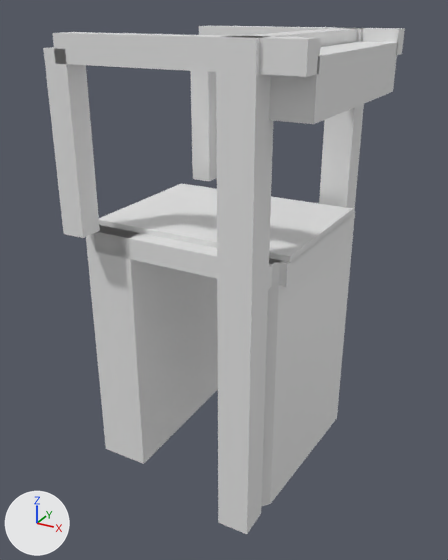
An edit to the glTF model models/loenen/loenen-brug-35bdfa1e/loenen-brug-35bdfa1e.glb, drawn before and after from the same camera.
One viewpoint serves both versions: a 50 mm lens placed at (11.07, -20.42, 7.69), pointed at (0.13, -0.53, -2.25). Lighting does not change. The marker at lower left points along +X, +Y and +Z. The first picture is the older version.

Objects in the first picture: 'building:balans', 'building:balans 2', 'building:contragewicht', 'building:hamei', 'building:hamei 2', 'building:hangstang', 'building:hangstang 2', 'building:portaal', 'road:dek', 'road:landhoofd (aangenomen)', 'road:landhoofd (aangenomen) 2', 'road:rijbaan regionale weg', 'road:rijbaan regionale weg 2'.
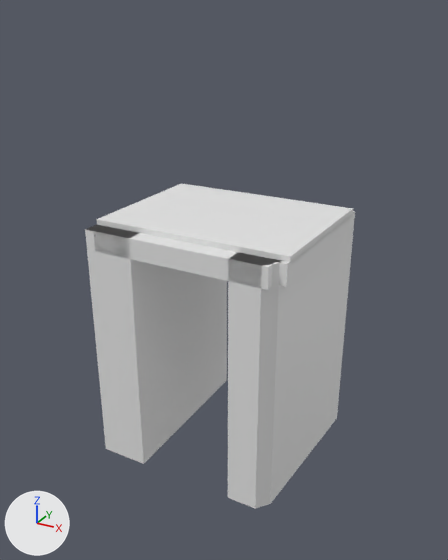
Location of each change, [x1, y1, x2, y2] in pixels of the pictures (448 x 560 px):
'building:hamei 2', deleted: before [216, 36, 276, 534]
'building:balans 2', deleted: before [53, 32, 321, 77]
'building:contragewicht', deleted: before [269, 42, 398, 124]
'building:hangstang 2', deleted: before [43, 47, 100, 238]
'building:hamei', deleted: before [319, 27, 364, 211]
'building:hangstang', deleted: before [191, 71, 217, 181]
'building:balans', deleted: before [199, 26, 405, 55]
'building:portaal', deleted: before [235, 28, 359, 47]

The change in detail:
Object 'building:hamei' (ob_building_hamei) is deleted.
Object 'building:hamei 2' (ob_building_hamei_2) is deleted.
Object 'building:portaal' (ob_building_portaal) is deleted.
Object 'building:balans' (ob_building_balans) is deleted.
Object 'building:hangstang' (ob_building_hangstang) is deleted.
Object 'building:balans 2' (ob_building_balans_2) is deleted.
Object 'building:hangstang 2' (ob_building_hangstang_2) is deleted.
Object 'building:contragewicht' (ob_building_contragewicht) is deleted.
